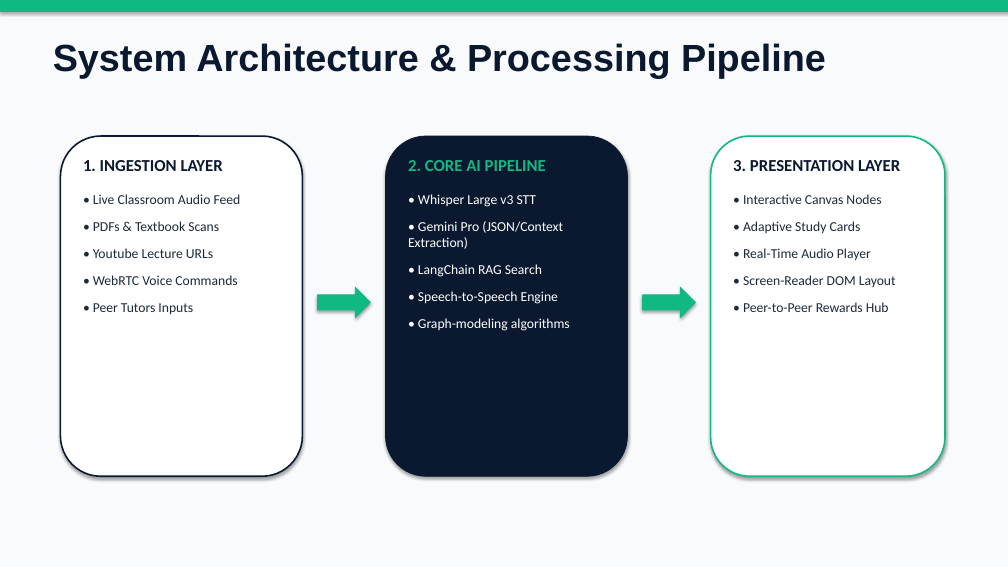
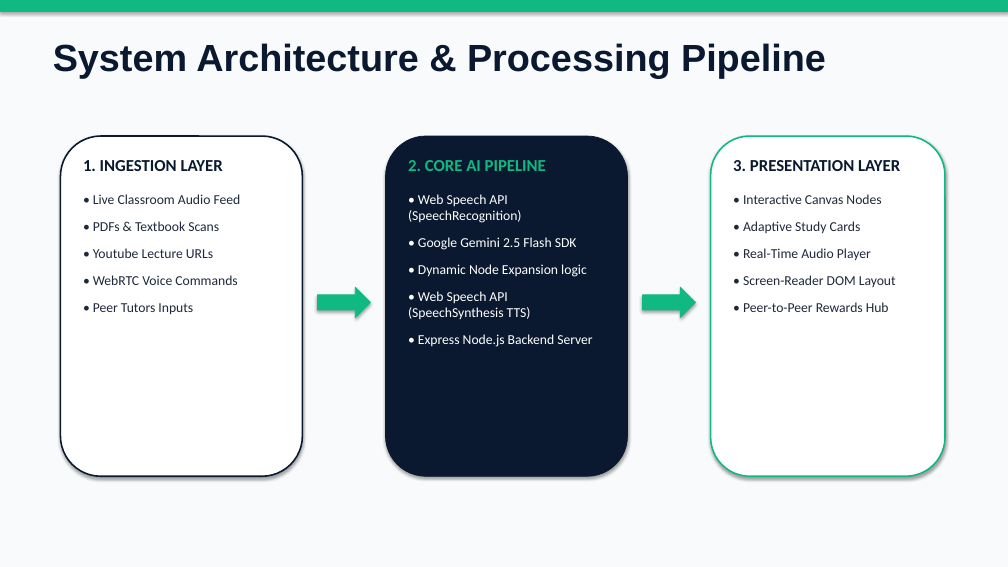
Before and after one commit to AyushKhaitan1/Bharat-Academix, a slide deck: slide 5 of AcademixIQ_Pitch_Deck.pptx. Drawn at 1008x567 pixels with LibreOffice and Linux fonts; fonts in the diff are those of the drawing. Boxes give left, top, right and bottom in pixels: in the first picture for what was removed or moved away, otherwise in the second. Text is boxed around its words. In the diff, an @@ line names an element or a change of style, - is before the commit and + after.

Commit message:
Update presentation deck slides to reflect final MERN and Gemini 2.5 Flash architecture

```diff
--- a/AcademixIQ_Pitch_Deck.pptx
+++ b/AcademixIQ_Pitch_Deck.pptx
@@ text at box(408, 194, 592, 347): text changed @@
-• Whisper Large v3 STT
-• Gemini Pro (JSON/Context Extraction)
-• LangChain RAG Search
-• Speech-to-Speech Engine
-• Graph-modeling algorithms
+• Web Speech API (SpeechRecognition)
+• Google Gemini 2.5 Flash SDK
+• Dynamic Node Expansion logic
+• Web Speech API (SpeechSynthesis TTS)
+• Express Node.js Backend Server
```
Also in this commit, not shown: 2 other slides changed, 2 other files.
